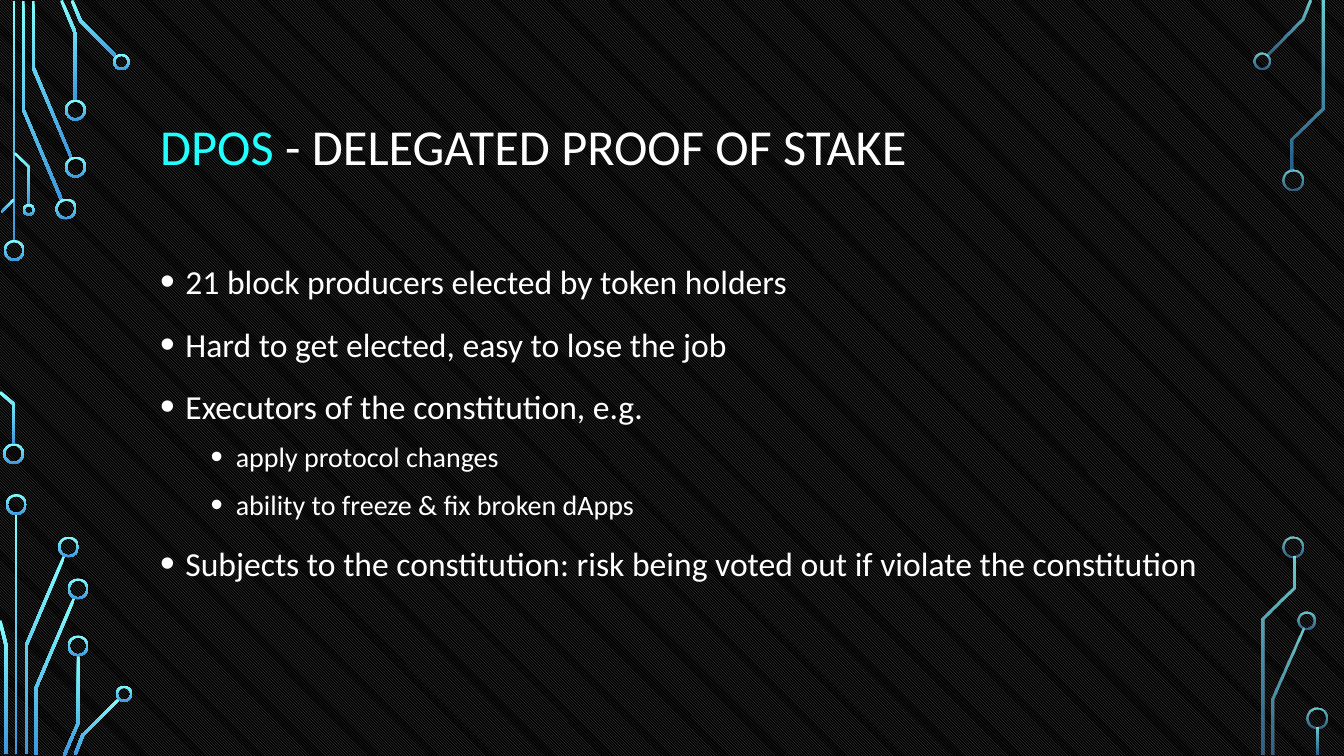
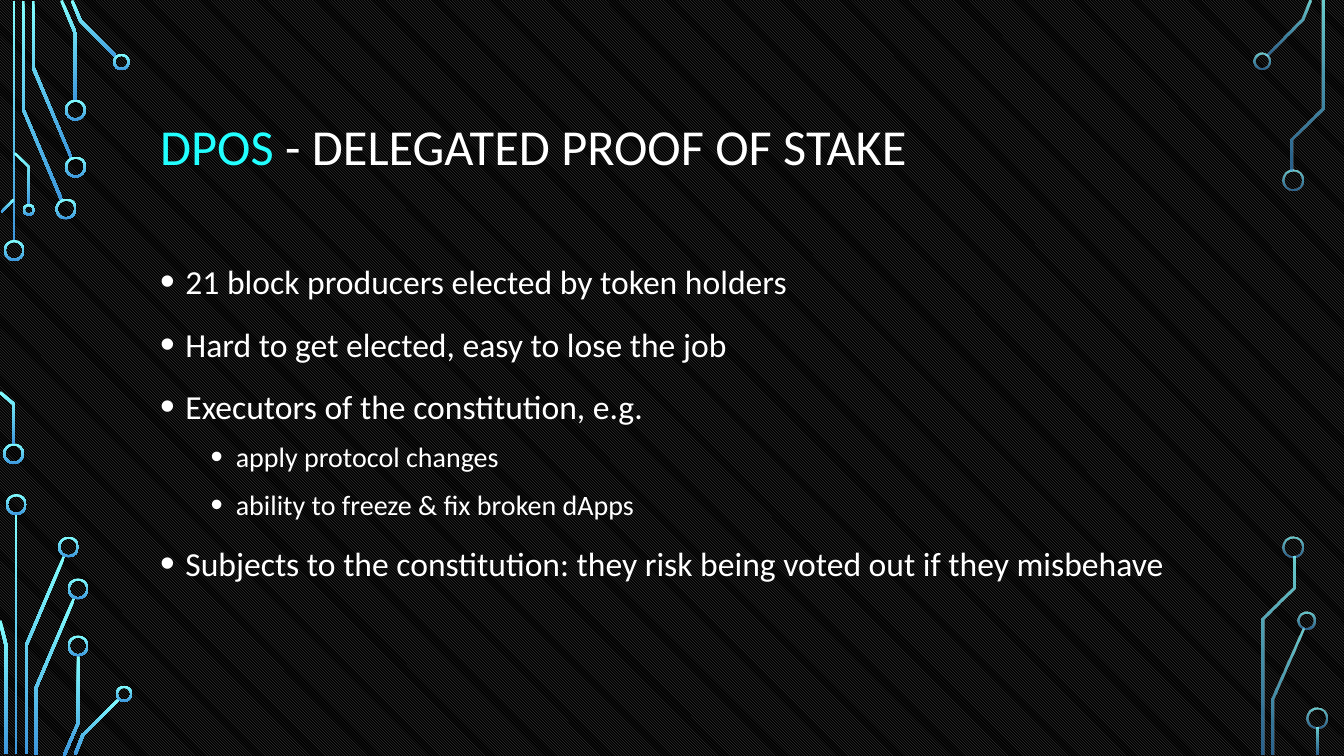
Before and after one commit to tokenika/tokenika.github.io, a slide deck: slide 20 of eostalk/EOS Talk BlockAliance.pptx. Drawn at 1344x756 pixels with LibreOffice and Linux fonts; fonts in the diff are those of the drawing; background and template pictures are left out. Boxes give left, top, right and bottom in pixels: in the first picture for what was removed or moved away, otherwise in the second. Text is boxed around its words. In the diff, an @@ line names an element or a change of style, - is before the commit and + after.

```diff
--- a/eostalk/EOS Talk BlockAliance.pptx
+++ b/eostalk/EOS Talk BlockAliance.pptx
@@ text at [185,552,1164,582]: text changed @@
-• Subjects to the constitution: risk being voted out if violate the constitution
+• Subjects to the constitution: they risk being voted out if they misbehave
```
Also in this commit, not shown: 3 other slides changed, 1 other file.
